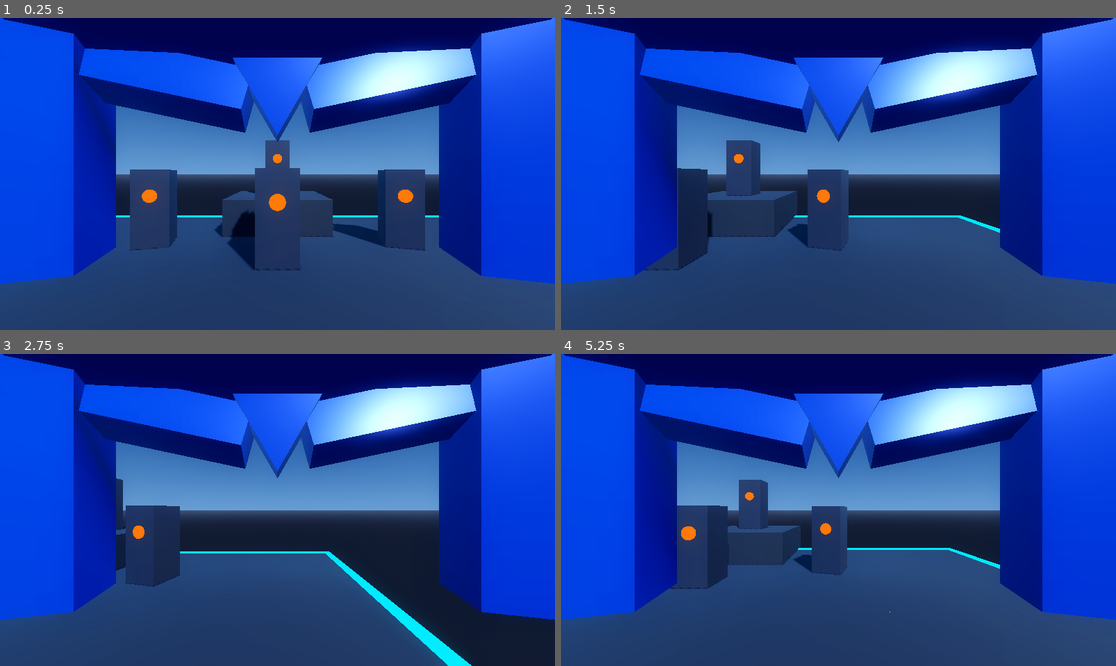
Above: before the commit, frames 1-4 (two rows, left to right).
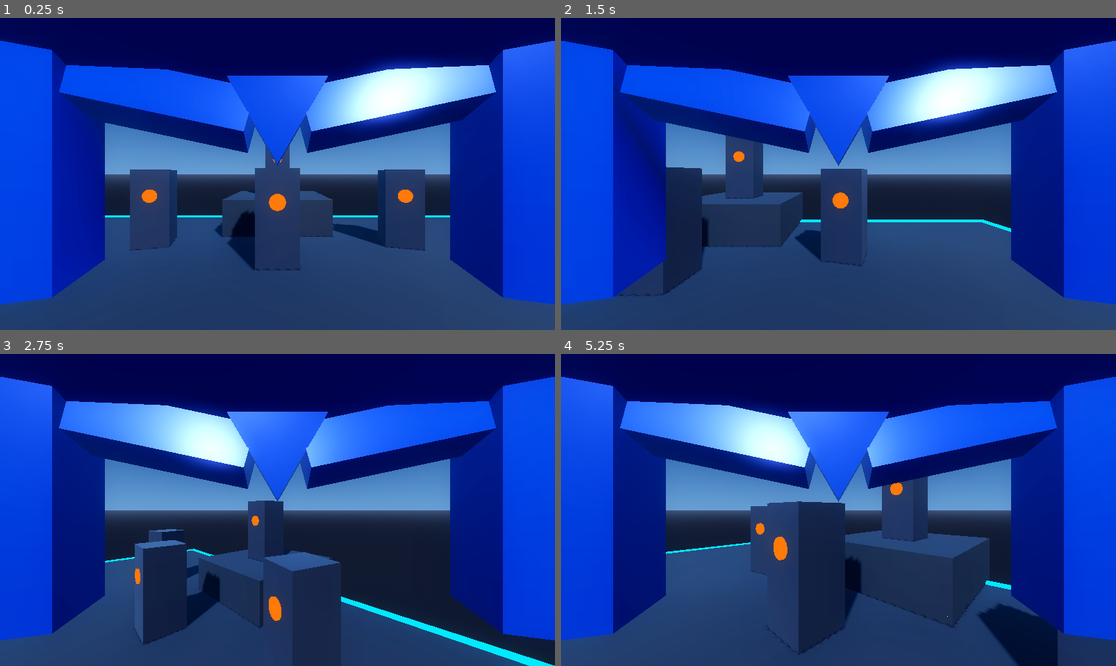
Above: after the commit, the same moments.

Repository: b6-stack/mega-man-x-remade
Game: Godot game, scene res://scenes/test_arena.tscn
Same seed, same stepped clock (60 frames per second), same inputs: the game is played once before the commit and once after it.
Inputs (mouse positions are in pixels of both pictures, inside the frame that each line leads up to):
- Up to frame 1 (0.25 s): no input
- Up to frame 2 (1.5 s): tap Enter (ui_accept) at 0.5, 0.77, 1.07 s; move the mouse to (960, 158) at 0.52 s; hold D 0.53-1.25 s; hold Q 0.53-1.25 s; click (960, 158) at 0.67 s; tap E at 0.8 s; drag from (727, 189) to (810, 236) at 1.27 s
- Up to frame 3 (2.75 s): move the mouse to (333, 441) at 2.02 s; hold D from 2.03 s (still down); hold Q from 2.03 s (still down); tap Enter (ui_accept) at 2.1 s
- Up to frame 4 (5.25 s): release D at 2.75 s; release Q at 2.75 s; drag from (810, 572) to (672, 463) at 2.77 s; move the mouse to (1005, 556) at 3.52 s; hold A 3.53-4.25 s; hold E 3.53-4.25 s; tap Enter (ui_accept) at 3.77, 3.8, 4.07 s; drag from (672, 463) to (755, 432) at 4.27 s; move the mouse to (866, 510) at 5.02 s; hold S from 5.03 s (still down); hold Q from 5.03 s (still down); click (866, 510) at 5.17 s

The runs differ from the first frame. In frame 1, 26% of the frame differs, in the area x 0-100%, y 0-92%; in frame 2, 30%; in frame 3, 44%; in frame 4, 48%, in the area x 0-100%, y 0-100%.

Commit message:
Implement VR snap turns and jumping, extrude buster bezel 2 inches with recessed jewel, and lower helmet gem into view

Diff:
--- a/scenes/player.tscn
+++ b/scenes/player.tscn
@@ -22,11 +22,11 @@
 
 [sub_resource type="BoxMesh" id="BoxMesh_brow_arch"]
 material = SubResource("StandardMaterial3D_helmet_blue")
-size = Vector3(0.15, 0.042, 0.04)
+size = Vector3(0.15, 0.038, 0.04)
 
 [sub_resource type="BoxMesh" id="BoxMesh_temple_side"]
 material = SubResource("StandardMaterial3D_helmet_blue")
-size = Vector3(0.045, 0.20, 0.065)
+size = Vector3(0.045, 0.18, 0.065)
 
 [sub_resource type="StandardMaterial3D" id="StandardMaterial3D_jewel_bezel"]
 albedo_color = Color(0.85, 0.75, 0.2, 1)
@@ -35,18 +35,18 @@
 
 [sub_resource type="PrismMesh" id="PrismMesh_gem_bezel"]
 material = SubResource("StandardMaterial3D_jewel_bezel")
-size = Vector3(0.042, 0.050, 0.018)
+size = Vector3(0.042, 0.048, 0.02)
 
 [sub_resource type="StandardMaterial3D" id="StandardMaterial3D_jewel"]
 shading_mode = 0
 albedo_color = Color(1, 0.05, 0.12, 1)
 emission_enabled = true
 emission = Color(1, 0.05, 0.1, 1)
-emission_energy_multiplier = 5.0
+emission_energy_multiplier = 5.5
 
 [sub_resource type="PrismMesh" id="PrismMesh_jewel"]
 material = SubResource("StandardMaterial3D_jewel")
-size = Vector3(0.030, 0.038, 0.022)
+size = Vector3(0.032, 0.038, 0.025)
 
 [sub_resource type="StandardMaterial3D" id="StandardMaterial3D_armor_cyan"]
 albedo_color = Color(0, 0.65, 0.95, 1)
@@ -150,16 +150,16 @@
 bottom_radius = 0.052
 height = 0.045
 
-[sub_resource type="CylinderMesh" id="CylinderMesh_muzzle_gem_bezel"]
+[sub_resource type="CylinderMesh" id="CylinderMesh_muzzle_gem_bezel_extrude"]
 material = SubResource("StandardMaterial3D_armor_dark")
 top_radius = 0.038
 bottom_radius = 0.038
-height = 0.006
-
-[sub_resource type="SphereMesh" id="SphereMesh_domed_jewel"]
+height = 0.052
+
+[sub_resource type="SphereMesh" id="SphereMesh_domed_jewel_recessed"]
 material = SubResource("StandardMaterial3D_jewel")
 radius = 0.026
-height = 0.032
+height = 0.030
 
 [sub_resource type="CylinderMesh" id="CylinderMesh_cuff_band"]
 material = SubResource("StandardMaterial3D_armor_dark")
@@ -195,35 +195,35 @@
 [node name="HelmetVisorFrame" type="Node3D" parent="XROrigin3D/XRCamera3D"]
 
 [node name="ForeheadCanopy" type="MeshInstance3D" parent="XROrigin3D/XRCamera3D/HelmetVisorFrame"]
-transform = Transform3D(1, 0, 0, 0, 0.965926, 0.258819, 0, -0.258819, 0.965926, 0, 0.12, -0.19)
+transform = Transform3D(1, 0, 0, 0, 0.965926, 0.258819, 0, -0.258819, 0.965926, 0, 0.095, -0.170)
 mesh = SubResource("BoxMesh_canopy_top")
 
 [node name="CenterCrest" type="MeshInstance3D" parent="XROrigin3D/XRCamera3D/HelmetVisorFrame"]
-transform = Transform3D(1, 0, 0, 0, -1, 8.74228e-08, 0, -8.74228e-08, -1, 0, 0.065, -0.19)
+transform = Transform3D(1, 0, 0, 0, -1, 8.74228e-08, 0, -8.74228e-08, -1, 0, 0.040, -0.170)
 mesh = SubResource("PrismMesh_center_crest")
 
 [node name="ForeheadGemBezel" type="MeshInstance3D" parent="XROrigin3D/XRCamera3D/HelmetVisorFrame"]
-transform = Transform3D(1, 0, 0, 0, -1, 8.74228e-08, 0, -8.74228e-08, -1, 0, 0.068, -0.188)
+transform = Transform3D(1, 0, 0, 0, -1, 8.74228e-08, 0, -8.74228e-08, -1, 0, 0.042, -0.168)
 mesh = SubResource("PrismMesh_gem_bezel")
 
 [node name="ForeheadGem" type="MeshInstance3D" parent="XROrigin3D/XRCamera3D/HelmetVisorFrame"]
-transform = Transform3D(1, 0, 0, 0, -1, 8.74228e-08, 0, -8.74228e-08, -1, 0, 0.068, -0.184)
+transform = Transform3D(1, 0, 0, 0, -1, 8.74228e-08, 0, -8.74228e-08, -1, 0, 0.042, -0.165)
 mesh = SubResource("PrismMesh_jewel")
 
 [node name="BrowArchLeft" type="MeshInstance3D" parent="XROrigin3D/XRCamera3D/HelmetVisorFrame"]
-transform = Transform3D(0.978148, 0.198669, 0.0634125, -0.207912, 0.935408, 0.285627, 0.00258189, -0.292671, 0.956209, -0.10, 0.082, -0.19)
+transform = Transform3D(0.978148, 0.198669, 0.0634125, -0.207912, 0.935408, 0.285627, 0.00258189, -0.292671, 0.956209, -0.095, 0.058, -0.170)
 mesh = SubResource("BoxMesh_brow_arch")
 
 [node name="BrowArchRight" type="MeshInstance3D" parent="XROrigin3D/XRCamera3D/HelmetVisorFrame"]
-transform = Transform3D(0.978148, -0.198669, -0.0634125, 0.207912, 0.935408, 0.285627, -0.00258189, -0.292671, 0.956209, 0.10, 0.082, -0.19)
+transform = Transform3D(0.978148, -0.198669, -0.0634125, 0.207912, 0.935408, 0.285627, -0.00258189, -0.292671, 0.956209, 0.095, 0.058, -0.170)
 mesh = SubResource("BoxMesh_brow_arch")
 
 [node name="TempleLeft" type="MeshInstance3D" parent="XROrigin3D/XRCamera3D/HelmetVisorFrame"]
-transform = Transform3D(0.965926, 0, 0.258819, 0, 1, 0, -0.258819, 0, 0.965926, -0.19, 0.02, -0.185)
+transform = Transform3D(0.965926, 0, 0.258819, 0, 1, 0, -0.258819, 0, 0.965926, -0.185, 0.005, -0.165)
 mesh = SubResource("BoxMesh_temple_side")
 
 [node name="TempleRight" type="MeshInstance3D" parent="XROrigin3D/XRCamera3D/HelmetVisorFrame"]
-transform = Transform3D(0.965926, 0, -0.258819, 0, 1, 0, 0.258819, 0, 0.965926, 0.19, 0.02, -0.185)
+transform = Transform3D(0.965926, 0, -0.258819, 0, 1, 0, 0.258819, 0, 0.965926, 0.185, 0.005, -0.165)
 mesh = SubResource("BoxMesh_temple_side")
 
 [node name="LeftController" type="XRController3D" parent="XROrigin3D"]
@@ -357,12 +357,12 @@
 mesh = SubResource("CylinderMesh_buster_muzzle_blue")
 
 [node name="MuzzleJewelBezel" type="MeshInstance3D" parent="XROrigin3D/RightController/RightHandOffset/XBuster"]
-transform = Transform3D(1, 0, 0, 0, -4.37114e-08, 1, 0, -1, -4.37114e-08, 0, 0, -0.185)
-mesh = SubResource("CylinderMesh_muzzle_gem_bezel")
+transform = Transform3D(1, 0, 0, 0, -4.37114e-08, 1, 0, -1, -4.37114e-08, 0, 0, -0.211)
+mesh = SubResource("CylinderMesh_muzzle_gem_bezel_extrude")
 
 [node name="DomedMuzzleJewel" type="MeshInstance3D" parent="XROrigin3D/RightController/RightHandOffset/XBuster/MuzzleJewelBezel"]
-transform = Transform3D(1, 0, 0, 0, 1, 0, 0, 0, 1, 0, 0.003, 0)
-mesh = SubResource("SphereMesh_domed_jewel")
+transform = Transform3D(1, 0, 0, 0, 1, 0, 0, 0, 1, 0, 0.020, 0)
+mesh = SubResource("SphereMesh_domed_jewel_recessed")
 
 [node name="ForearmCuffBand" type="MeshInstance3D" parent="XROrigin3D/RightController/RightHandOffset/XBuster"]
 transform = Transform3D(1, 0, 0, 0, -4.37114e-08, 1, 0, -1, -4.37114e-08, 0, 0, 0.065)
@@ -373,4 +373,4 @@
 mesh = SubResource("PrismMesh_cuff_gem")
 
 [node name="Muzzle" type="Marker3D" parent="XROrigin3D/RightController/RightHandOffset/XBuster"]
-transform = Transform3D(1, 0, 0, 0, 1, 0, 0, 0, 1, 0, 0, -0.192)
+transform = Transform3D(1, 0, 0, 0, 1, 0, 0, 0, 1, 0, 0, -0.240)
--- a/scripts/player.gd
+++ b/scripts/player.gd
@@ -9,8 +9,9 @@
 
 @export var controller_profile: ControllerProfile = ControllerProfile.META_QUEST
 @export var move_speed: float = 4.0
-@export var turn_speed: float = 2.0
-@export var gravity: float = 9.8
+@export var snap_turn_angle: float = 45.0
+@export var jump_velocity: float = 5.0
+@export var gravity: float = 12.0
 
 @onready var xr_origin: XROrigin3D = $XROrigin3D
 @onready var xr_camera: XRCamera3D = $XROrigin3D/XRCamera3D
@@ -20,16 +21,22 @@
 @onready var right_hand_offset: Node3D = get_node_or_null("XROrigin3D/RightController/RightHandOffset")
 
 var is_xr_active: bool = false
+var _can_snap_turn: bool = true
+var _prev_q_pressed: bool = false
+var _prev_e_pressed: bool = false
 
 func _ready() -> void:
 	_apply_controller_profile()
 	_init_openxr()
 
+	if right_controller:
+		right_controller.button_pressed.connect(_on_controller_button_pressed)
+	if left_controller:
+		left_controller.button_pressed.connect(_on_controller_button_pressed)
+
 func _apply_controller_profile() -> void:
-	# Calibrate tracking offsets based on VR controller profile
 	match controller_profile:
 		ControllerProfile.META_QUEST:
-			# Meta Quest Touch: left hand rotated 90 deg so thumb rests naturally on thumbstick face & palm wraps grip
 			if left_hand_offset:
 				left_hand_offset.position = Vector3(0, -0.015, 0.085)
 				left_hand_offset.rotation_degrees = Vector3(-12, 0, 90)
@@ -37,7 +44,6 @@
 				right_hand_offset.position = Vector3(0, -0.015, 0.085)
 				right_hand_offset.rotation_degrees = Vector3(-12, 0, 0)
 		ControllerProfile.VALVE_INDEX:
-			# Valve Index Knuckles
 			if left_hand_offset:
 				left_hand_offset.position = Vector3(0, -0.02, 0.06)
 				left_hand_offset.rotation_degrees = Vector3(-20, 0, 90)
@@ -45,7 +51,6 @@
 				right_hand_offset.position = Vector3(0, -0.02, 0.06)
 				right_hand_offset.rotation_degrees = Vector3(-20, 0, 0)
 		ControllerProfile.GENERIC_OPENXR:
-			# Default standard OpenXR aim pose
 			if left_hand_offset:
 				left_hand_offset.position = Vector3(0, 0, 0.08)
 				left_hand_offset.rotation_degrees = Vector3(0, 0, 90)
@@ -63,22 +68,31 @@
 	else:
 		print("Mega Man X VR: OpenXR not found/active. Desktop preview mode.")
 
+func _on_controller_button_pressed(button_name: String) -> void:
+	# VR Jump on primary face button (A on Touch / primary click)
+	if button_name == "ax_button" or button_name == "by_button" or button_name == "primary_click":
+		if is_on_floor():
+			velocity.y = jump_velocity
+
 func _physics_process(delta: float) -> void:
+	# Gravity & Jump
 	if not is_on_floor():
 		velocity.y -= gravity * delta
 	else:
-		velocity.y = 0.0
+		if velocity.y < 0.0:
+			velocity.y = 0.0
+		# Desktop jump fallback on Space / Enter
+		if Input.is_action_just_pressed("ui_accept") or Input.is_key_pressed(KEY_ENTER):
+			velocity.y = jump_velocity
 
+	# Locomotion Movement (Left Stick / WASD)
 	var input_vec := Vector2.ZERO
-
-	# Left controller thumbstick input if in XR
 	if is_xr_active and left_controller:
 		var thumbstick: Vector2 = left_controller.get_vector2("primary")
 		if thumbstick.length() < 0.1:
 			thumbstick = left_controller.get_vector2("thumbstick")
 		input_vec = thumbstick
 
-	# Desktop WASD fallback
 	if input_vec == Vector2.ZERO:
 		if Input.is_key_pressed(KEY_W): input_vec.y += 1.0
 		if Input.is_key_pressed(KEY_S): input_vec.y -= 1.0
@@ -86,7 +100,6 @@
 		if Input.is_key_pressed(KEY_D): input_vec.x += 1.0
 		input_vec = input_vec.normalized()
 
-	# Calculate movement relative to camera direction
 	if input_vec != Vector2.ZERO:
 		var cam_basis := xr_camera.global_transform.basis
 		var forward := -cam_basis.z
@@ -101,15 +114,33 @@
 		velocity.x = move_dir.x * move_speed
 		velocity.z = move_dir.z * move_speed
 	else:
-		velocity.x = move_toward(velocity.x, 0, move_speed * delta * 5.0)
-		velocity.z = move_toward(velocity.z, 0, move_speed * delta * 5.0)
+		velocity.x = move_toward(velocity.x, 0, move_speed * delta * 6.0)
+		velocity.z = move_toward(velocity.z, 0, move_speed * delta * 6.0)
 
-	# Right controller turn input (smooth turn)
+	# VR Snap Turning (Right Stick flick left/right)
+	var snap_input := 0.0
 	if is_xr_active and right_controller:
 		var r_stick: Vector2 = right_controller.get_vector2("primary")
 		if r_stick.length() < 0.1:
 			r_stick = right_controller.get_vector2("thumbstick")
-		if abs(r_stick.x) > 0.2:
-			rotate_y(-r_stick.x * turn_speed * delta)
+		snap_input = r_stick.x
+
+	if abs(snap_input) > 0.5:
+		if _can_snap_turn:
+			var turn_sign: float = -1.0 if snap_input > 0.0 else 1.0
+			rotate_y(deg_to_rad(turn_sign * snap_turn_angle))
+			_can_snap_turn = false
+	elif abs(snap_input) < 0.2:
+		_can_snap_turn = true
+
+	# Desktop Snap Turning (Q and E keys)
+	var q_pressed := Input.is_key_pressed(KEY_Q)
+	var e_pressed := Input.is_key_pressed(KEY_E)
+	if q_pressed and not _prev_q_pressed:
+		rotate_y(deg_to_rad(snap_turn_angle))
+	if e_pressed and not _prev_e_pressed:
+		rotate_y(deg_to_rad(-snap_turn_angle))
+	_prev_q_pressed = q_pressed
+	_prev_e_pressed = e_pressed
 
 	move_and_slide()
